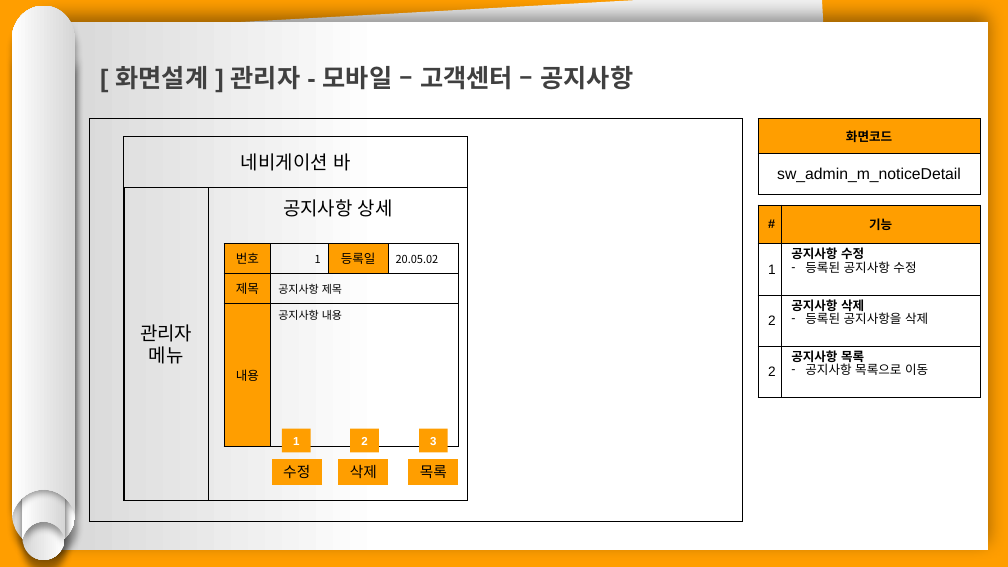
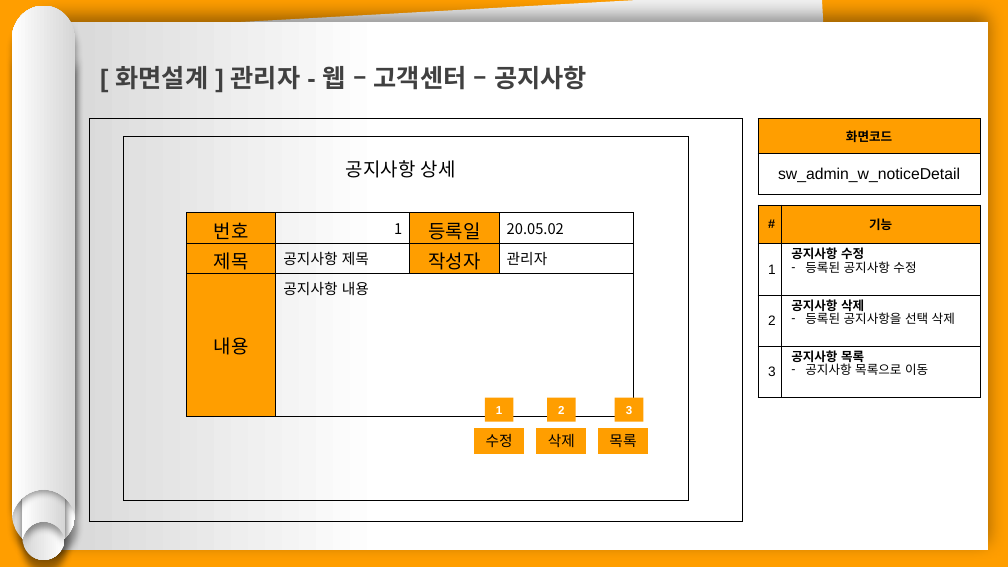
Before and after one commit to hhsw07/ezen-academy-projects, a slide deck: slide 10 of 0 발표용 파워포인트/project06 - 파워포인트 종합 - 송우.pptx (slide 13 before the commit). Drawn at 1008x567 pixels with LibreOffice and Linux fonts; fonts in the diff are those of the drawing. Boxes give left, top, right and bottom in pixels: in the first picture for what was removed or moved away, otherwise in the second. Text is boxed around its words. In the diff, an @@ line names an element or a change of style, - is before the commit and + after.

```diff
--- a/0 발표용 파워포인트/project06 - 파워포인트 종합 - 송우.pptx
+++ b/0 발표용 파워포인트/project06 - 파워포인트 종합 - 송우.pptx
@@ text at box(116, 65, 587, 90): text changed @@
-[ 화면설계 ] 관리자 - 모바일 – 고객센터 – 공지사항
+[ 화면설계 ] 관리자 - 웹 – 고객센터 – 공지사항
@@ table at box(758, 119, 981, 194) @@
-row 2, column 1: sw_admin_m_noticeDetail
+row 2, column 1: sw_admin_w_noticeDetail
@@ rectangle: place and size @@
-rectangle at box(124, 136, 468, 500)
+rectangle at box(124, 136, 689, 500)
@@ rectangle removed at box(124, 136, 468, 188) @@
-네비게이션 바
@@ text "공지사항 상세": place and size @@
-text "공지사항 상세" at box(208, 188, 467, 501)
+text "공지사항 상세" at box(346, 160, 456, 178)
@@ text "공지사항 상세" at box(346, 160, 456, 178): outline #000000 1 pt to none @@
@@ rectangle removed at box(124, 188, 208, 501) @@
-관리자
-메뉴
@@ table at box(758, 205, 981, 398) @@
-row 3, column 2: 공지사항 삭제 / 등록된 공지사항을 삭제
+row 3, column 2: 공지사항 삭제 / 등록된 공지사항을 선택 삭제
-row 4, column 1: 2
+row 4, column 1: 3
@@ table at box(187, 212, 633, 416) @@
-row 2, column 3: 
+row 2, column 3: 작성자
-row 2, column 4: 
+row 2, column 4: 관리자
@@ size 12 to 18 pt in "번호", "등록일", "제목", "내용" @@
@@ size 10.5 to 14 pt in "1", "20.05.02", "공지사항 제목", "공지사항 내용" @@
@@ table: place and size @@
-table at box(224, 243, 458, 446)
+table at box(187, 212, 633, 416)
@@ rectangle "1": place and size @@
-rectangle "1" at box(282, 429, 311, 453)
+rectangle "1" at box(485, 398, 513, 422)
@@ rectangle "2": place and size @@
-rectangle "2" at box(350, 429, 379, 453)
+rectangle "2" at box(547, 398, 576, 422)
@@ rectangle "3": place and size @@
-rectangle "3" at box(419, 429, 448, 453)
+rectangle "3" at box(615, 398, 644, 422)
@@ rectangle "수정": place and size @@
-rectangle "수정" at box(272, 459, 321, 484)
+rectangle "수정" at box(475, 429, 524, 454)
@@ rectangle "삭제": place and size @@
-rectangle "삭제" at box(339, 459, 388, 484)
+rectangle "삭제" at box(537, 429, 586, 454)
@@ rectangle "목록": place and size @@
-rectangle "목록" at box(409, 459, 458, 484)
+rectangle "목록" at box(599, 429, 648, 454)
```
Also in this commit, not shown: 11 other slides changed, 8 slides removed.
